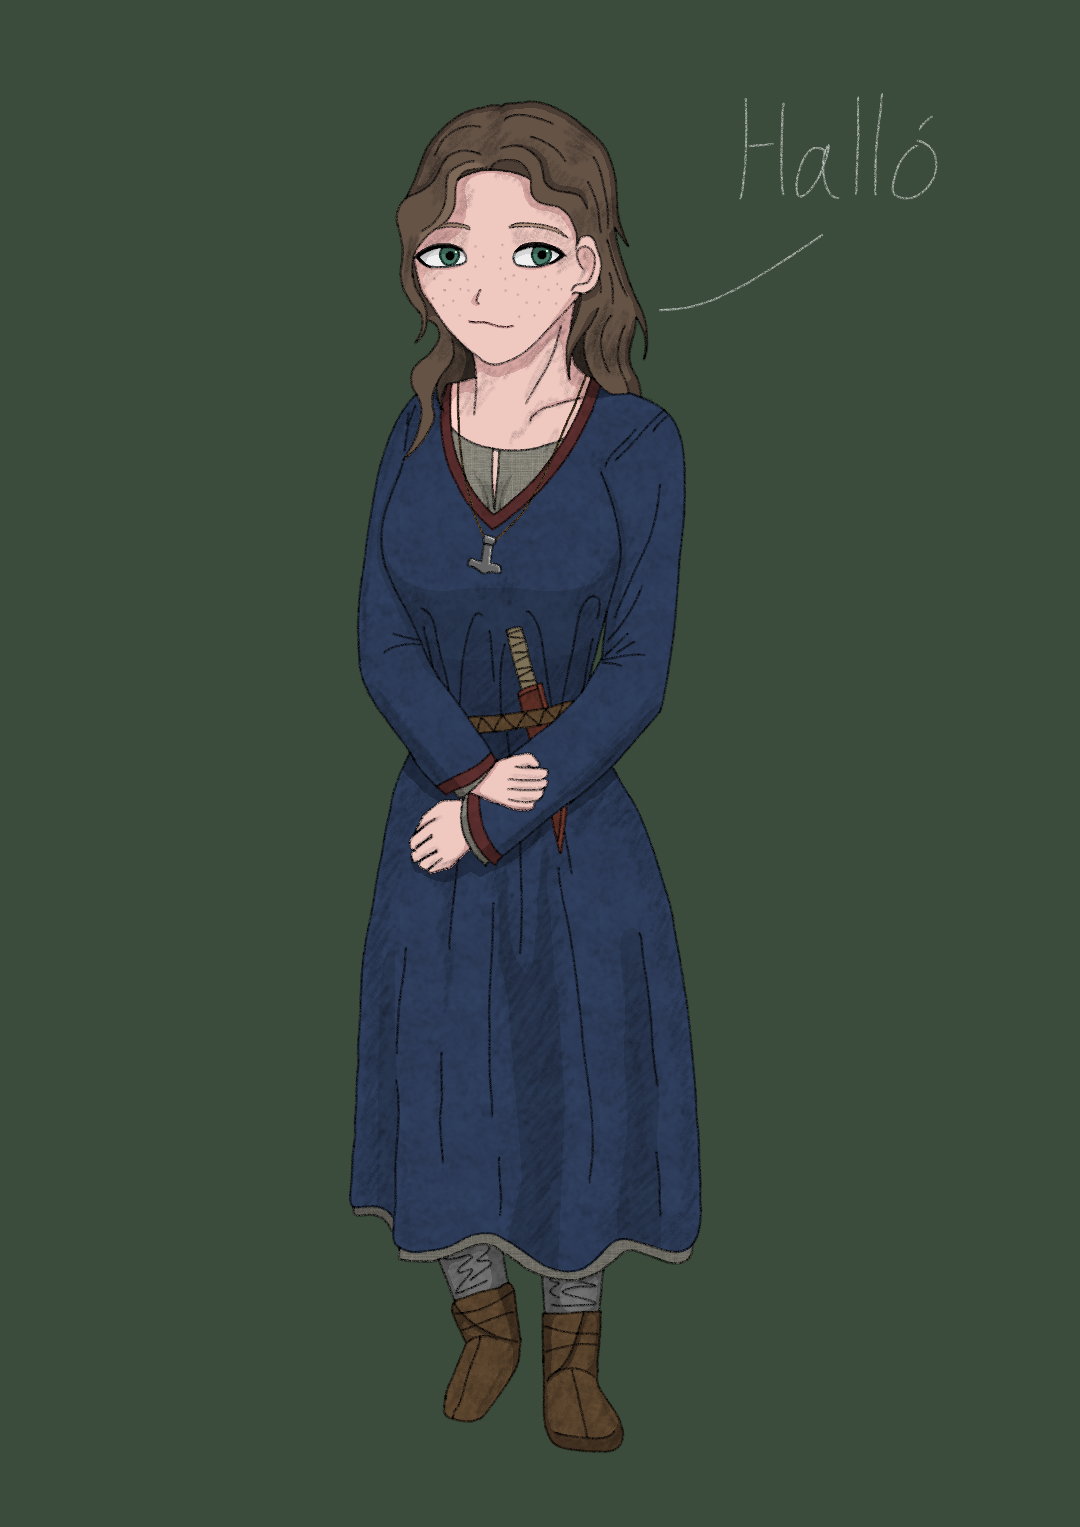
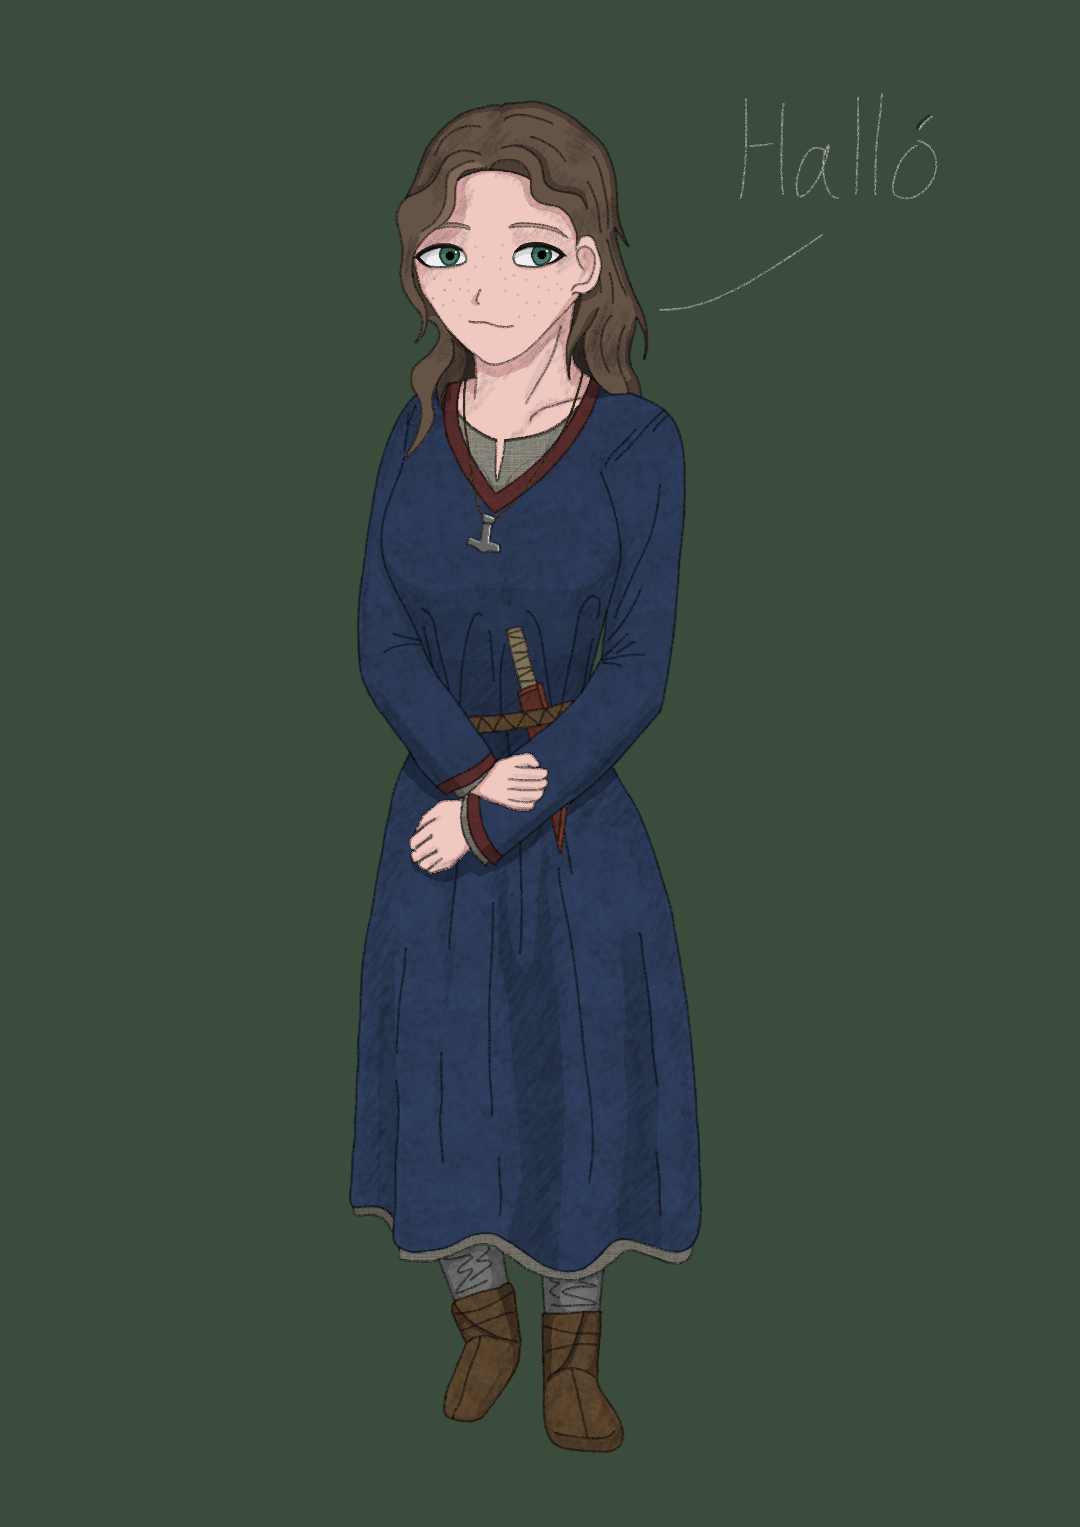
Revision of a layered 1080x1527 image; what changed, layer by layer:
painted on "texture" over [358, 377, 685, 865]
painted on "color" over [440, 371, 624, 1452]
painted on "background" over [349, 93, 938, 1453]